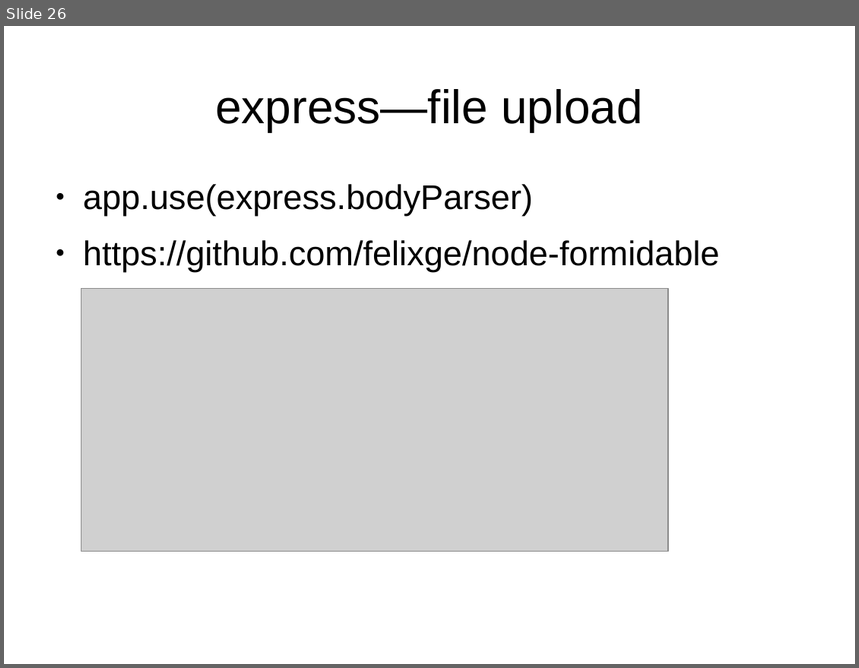
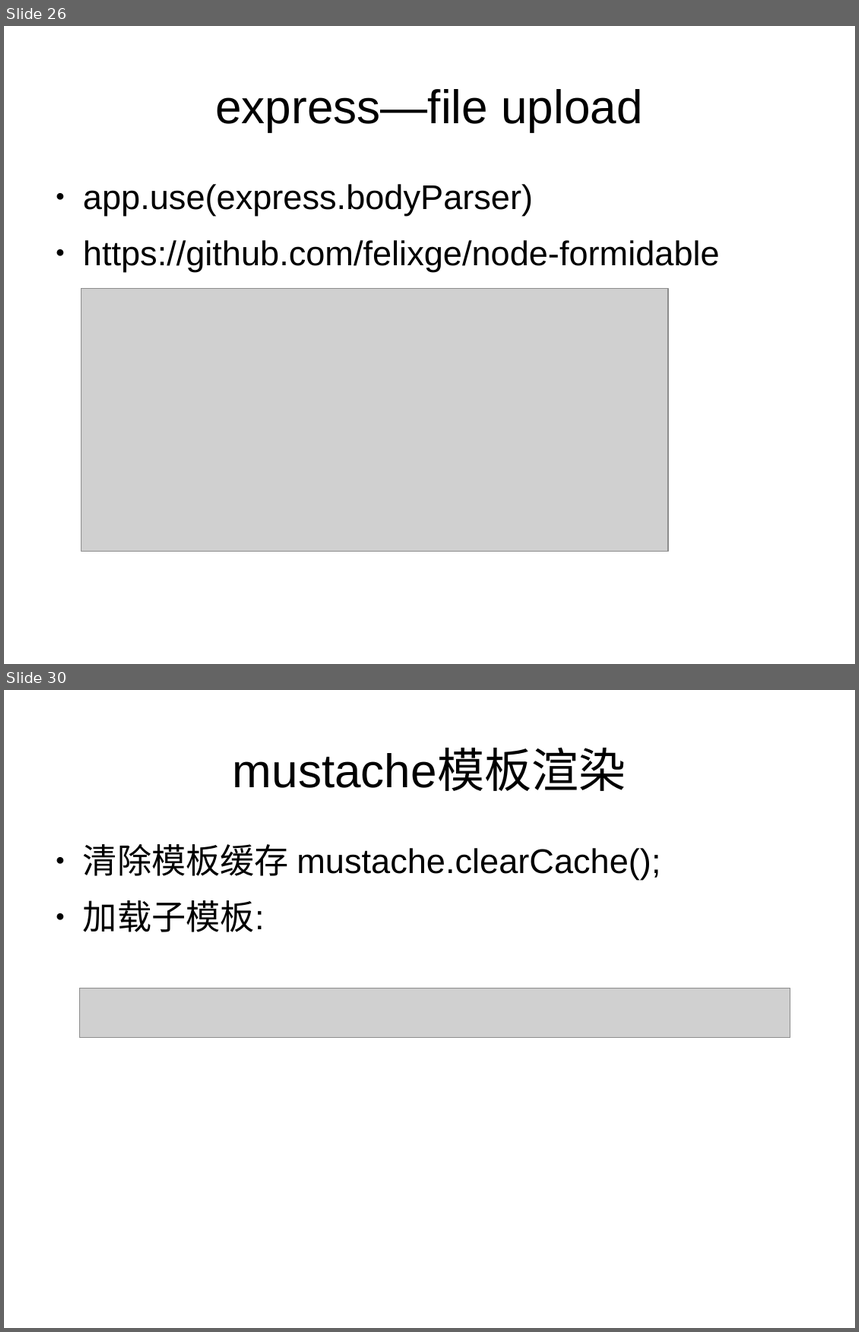
Before and after one commit to dongyuwei/frontend-utils, a slide deck: nodejs-web-dev-demo/nodejs-web-dev.odp. Shown one above the other, each under a label of ours: slide 26 before the commit, slides 26 and 30 after it; the slides between them are not shown. The pictures are 859x668 and 859x1332 pixels, drawn with LibreOffice and Linux fonts; fonts in the diff are those of the drawing; grey boxes stand for pictures. Boxes give left, top, right and bottom in pixels: in the first picture for what was removed or moved away, otherwise in the second. Text is boxed around its words. In the diff, an @@ line names an element or a change of style, - is before the commit and + after.

```diff
--- a/nodejs-web-dev-demo/nodejs-web-dev.odp
+++ b/nodejs-web-dev-demo/nodejs-web-dev.odp
@@ slide 30 added at <box>4,690,855,1328</box>, background #FFFFFF @@
@@ title added at <box>233,749,626,791</box>, 44 pt, text #000000 @@
+mustache模板渲染
@@ text added at <box>83,844,661,932</box>, 32 pt, text #000000 @@
+● 清除模板缓存 mustache.clearCache();
+● 加载子模板:
@@ picture added at <box>80,988,791,1038</box> @@
```
Also in this commit, not shown: 1 slide changed, 7 other slides added, 1 other file.
